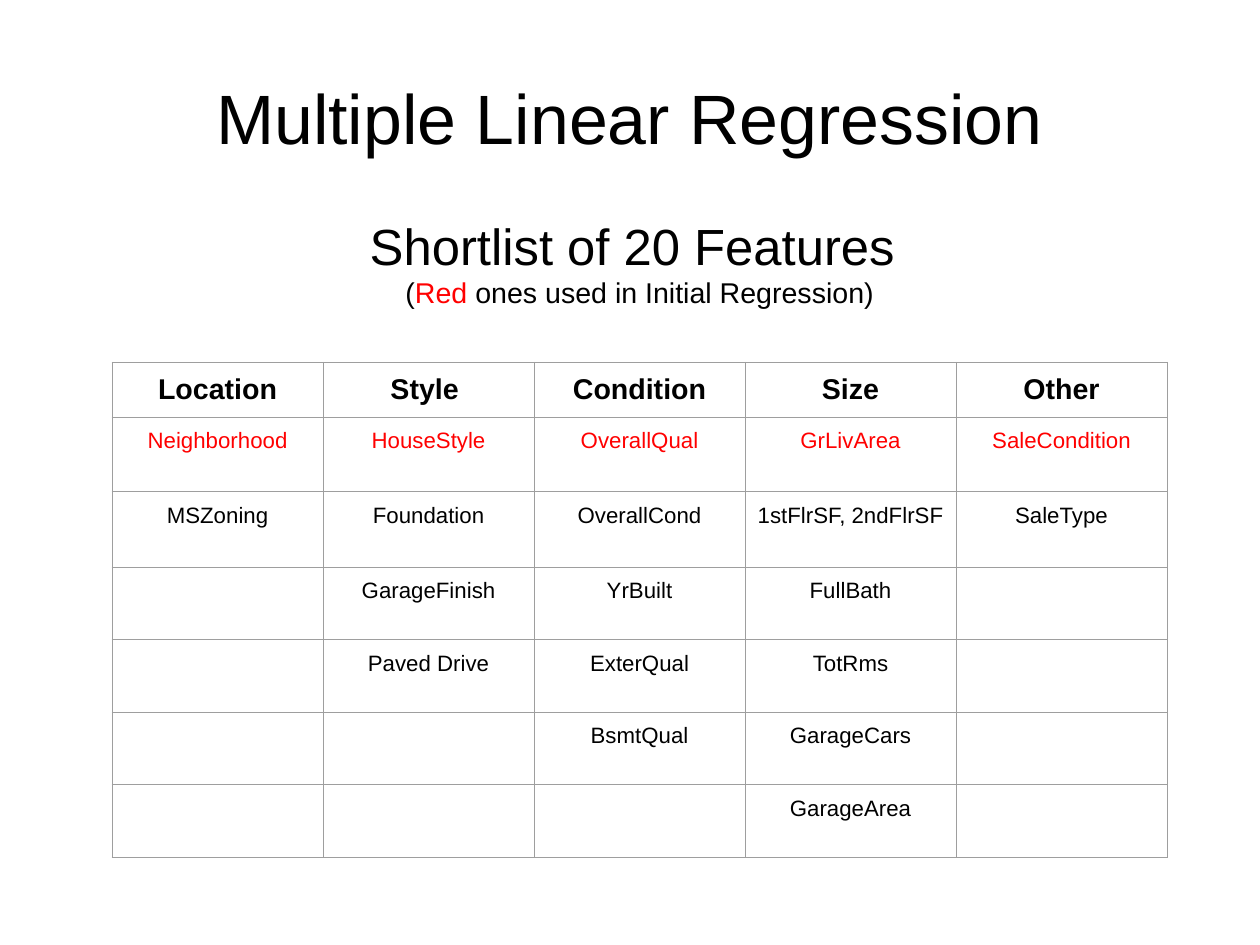
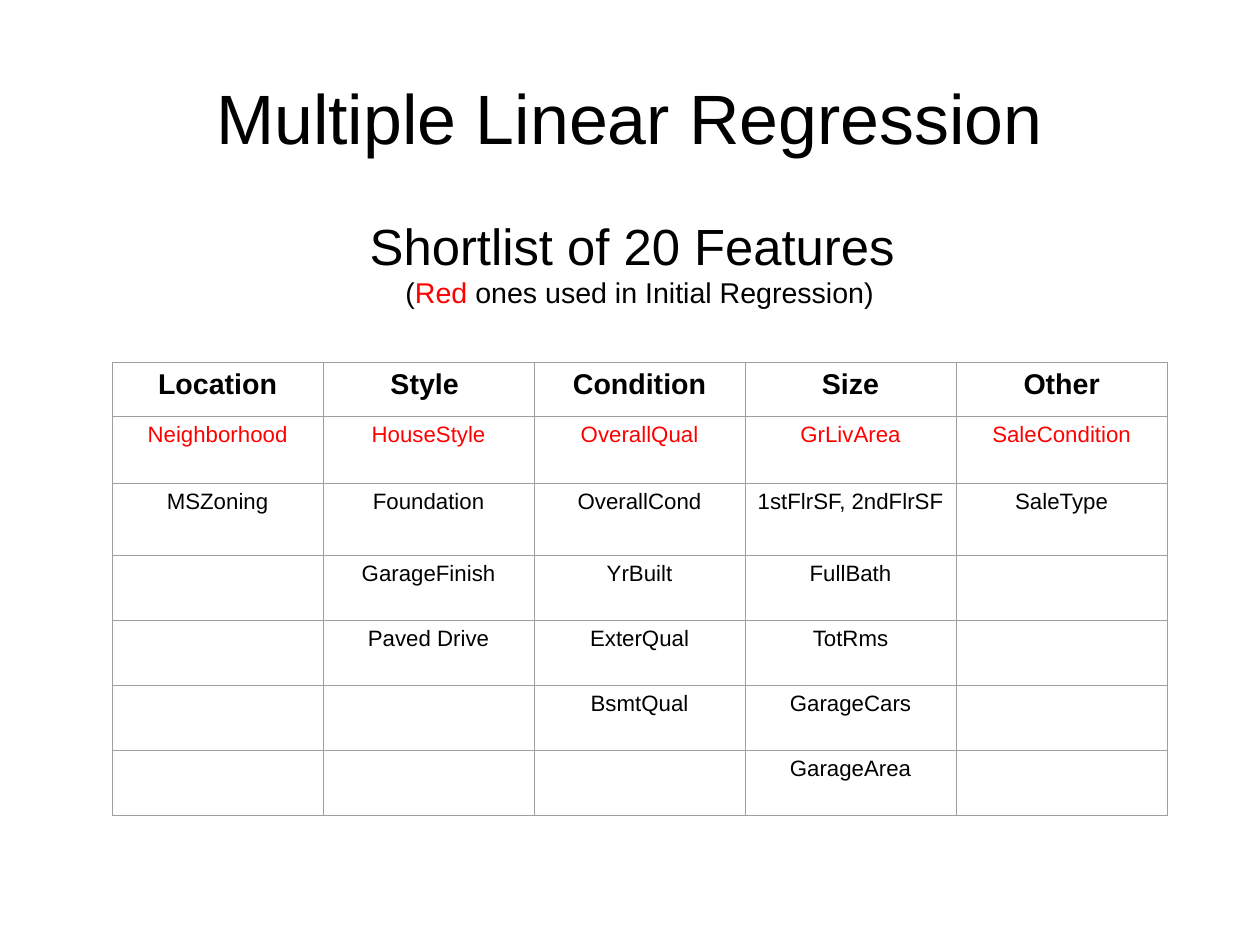
Before and after one commit to chun9men9/WIC_MLProject, a slide deck: slide 15 of Least Squares Presentation.pptx. Drawn at 1260x945 pixels with LibreOffice and Linux fonts; fonts in the diff are those of the drawing. Boxes give left, top, right and bottom in pixels: in the first picture for what was removed or moved away, otherwise in the second. Text is boxed around its words. In the diff, an @@ line names an element or a change of style, - is before the commit and + after.

```diff
--- a/Least Squares Presentation.pptx
+++ b/Least Squares Presentation.pptx
@@ text "Shortlist of 20 Features" at [370, 228, 894, 309]: indent changed @@
@@ table at [112, 362, 1170, 815] @@
@@ indent changed @@
@@ borders changed @@
```
Also in this commit, not shown: 17 other slides changed, 3 slides added, 1 slide removed.
